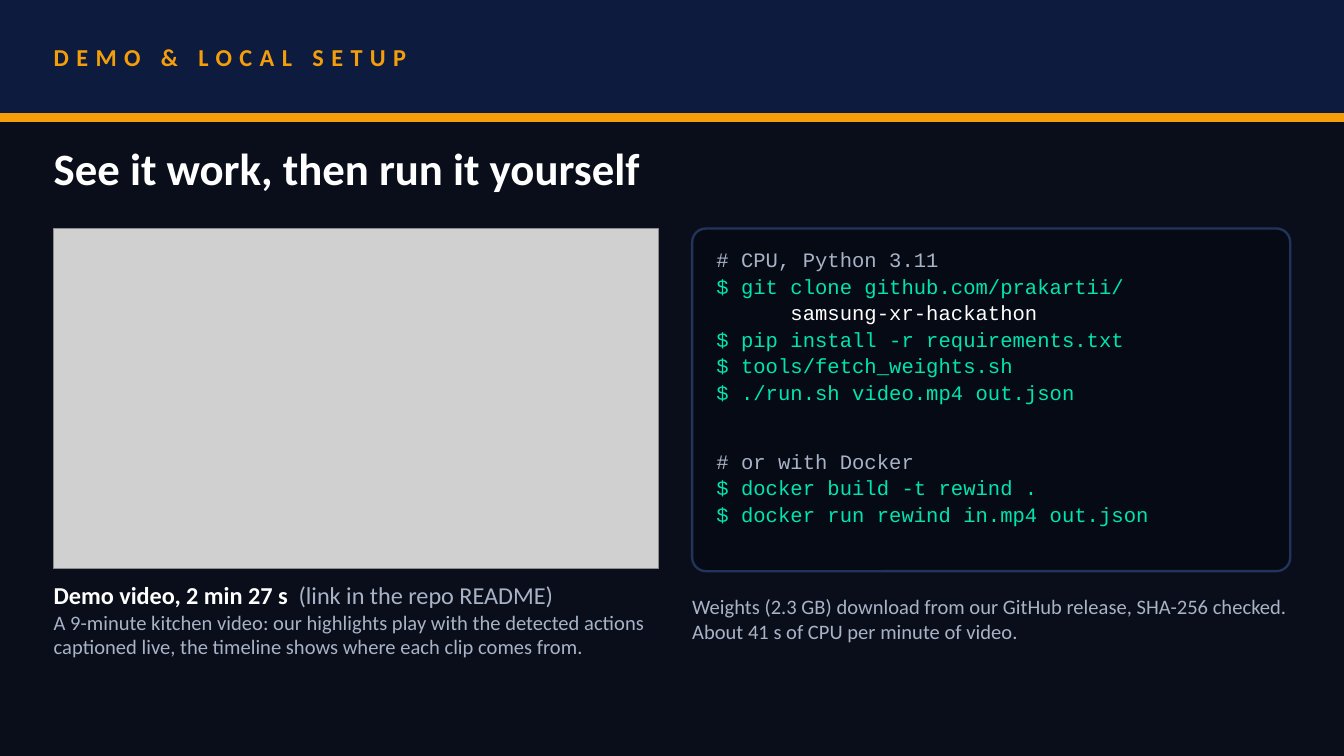
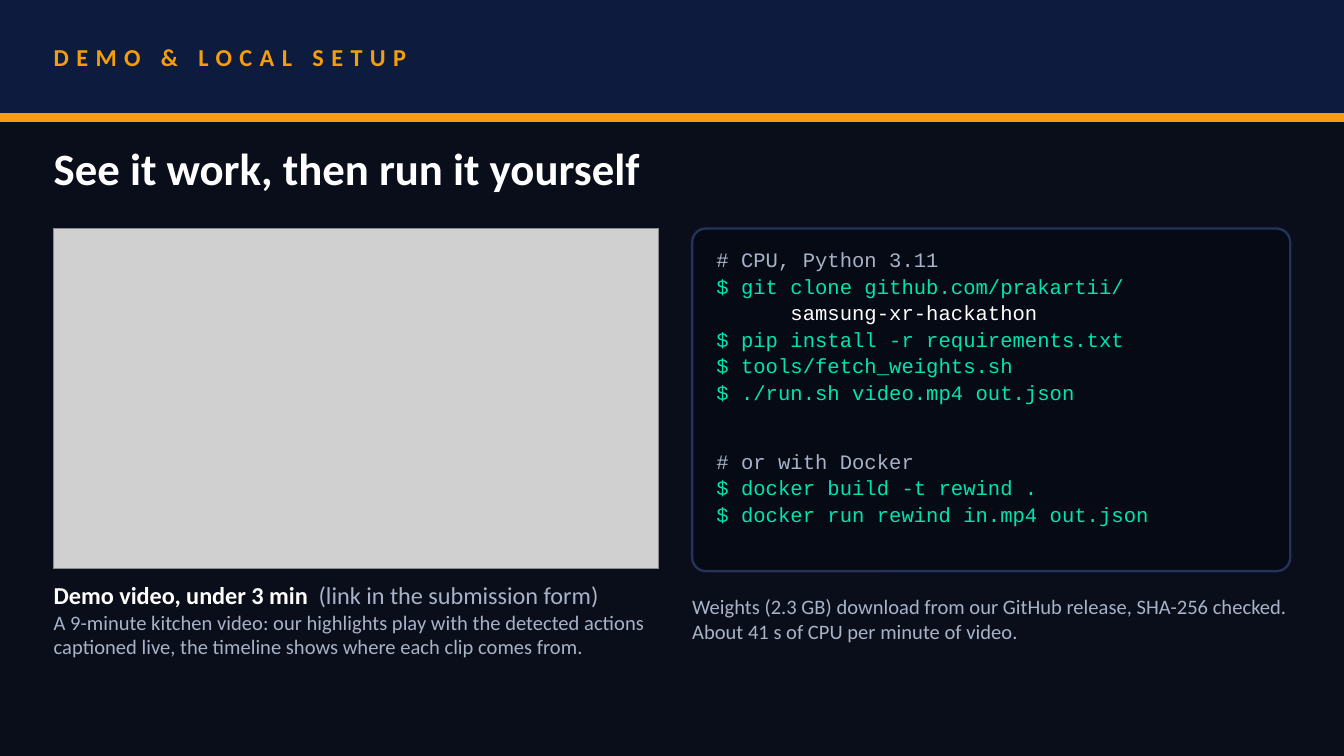
Before and after one commit to prakartii/samsung-xr-hackathon, a slide deck: slide 7 of docs/VITVellore_Nexus.pptx. Drawn at 1344x756 pixels with LibreOffice and Linux fonts; fonts in the diff are those of the drawing; grey boxes stand for pictures. Boxes give left, top, right and bottom in pixels: in the first picture for what was removed or moved away, otherwise in the second. Text is boxed around its words. In the diff, an @@ line names an element or a change of style, - is before the commit and + after.

Commit message:
Final presentation: ablation, deck and demo numbers from the final code
Ablation table regenerated under the final config; deck rebuilt (PPTX +
PDF) and its selector point mentions confidence weighting; README uses the
full-precision rounding (weighted 0.298, coverage 0.304, 50.0% of oracle)
and the new ablation deltas; ARCHITECTURE no longer reads as if hedges or
audio are active.

```diff
--- a/docs/VITVellore_Nexus.pptx
+++ b/docs/VITVellore_Nexus.pptx
@@ text at (54, 586, 599, 607): text changed @@
-Demo video, 2 min 27 s (link in the repo README)
+Demo video, under 3 min (link in the submission form)
```
Also in this commit, not shown: 3 other slides changed, 6 other files.
